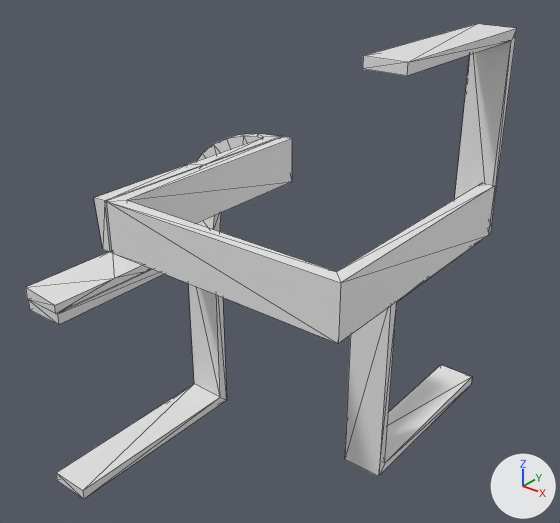
Renders of the OBJ model data/bmc/SET_4W2C/t_293.obj from each side of a commit.
Before and after are seen from a 50 mm lens placed at (1.038, -1.307, 0.801), pointed at (-0.003, -0.006, -0.006). The lights are fixed; the arrows at lower right show +X, +Y and +Z. Mesh edges are drawn as thin lines. Where no turn or scale is listed for an object, it has been applied to the vertices.

Names of what the first picture shows: 't_293'.
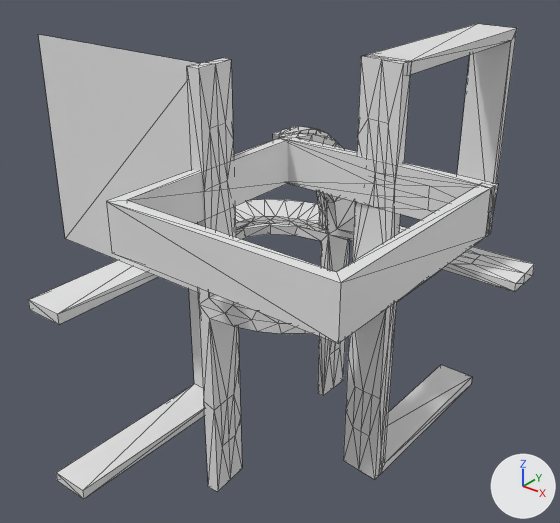
Boxes (x1, y1, x2, y2) around the edits, measured in the pictures (560 x 523 px):
't_293', reshaped
    before: (26, 24, 517, 499)
    after: (28, 24, 534, 499)
part 1 of me_t_293, added
    after: (187, 55, 411, 492)
part 2 of me_t_293, built on
    before: (26, 133, 281, 313)
    after: (38, 34, 534, 396)

Patch to the scene script:
```diff
--- a/data/bmc/SET_4W2C/t_293.obj.py
+++ b/data/bmc/SET_4W2C/t_293.obj.py
@@ me_t_293 @@
 # used by ob_t_293; location = (0.0, 0.0, 0.0)
-me_t_293.from_pydata(...)  # 108 vertices, 196 faces; spans x -0.304..0.5, y -0.5..0.5, z -0.5..0.5
+me_t_293.from_pydata(...)  # 472 vertices, 902 faces; spans x -0.5..0.5, y -0.5..0.5, z -0.5..0.5
+# me_t_293 part 1: a new loose piece of 130 vertices spanning x 0.0..0.3, y -0.286..0.014, z -0.5..0.5
+# me_t_293 part 2: 44 vertices removed from x -0.304..-0.004, y -0.5..0.0, z -0.001..0.299; 278 vertices added at x -0.5..0.5, y -0.25..0.287, z -0.5..0.5
```
